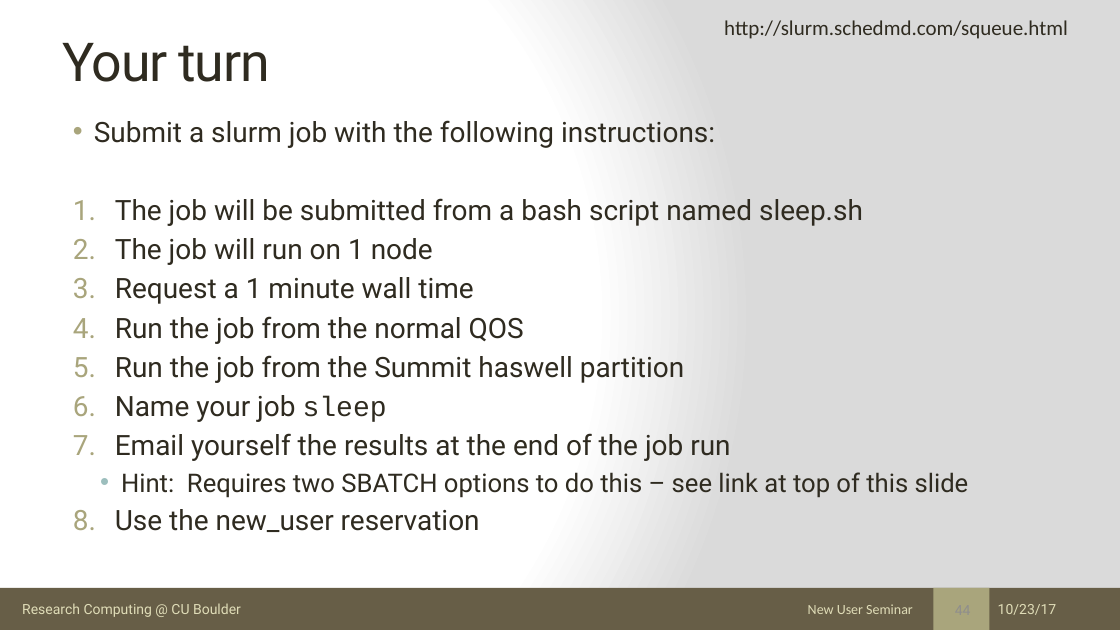
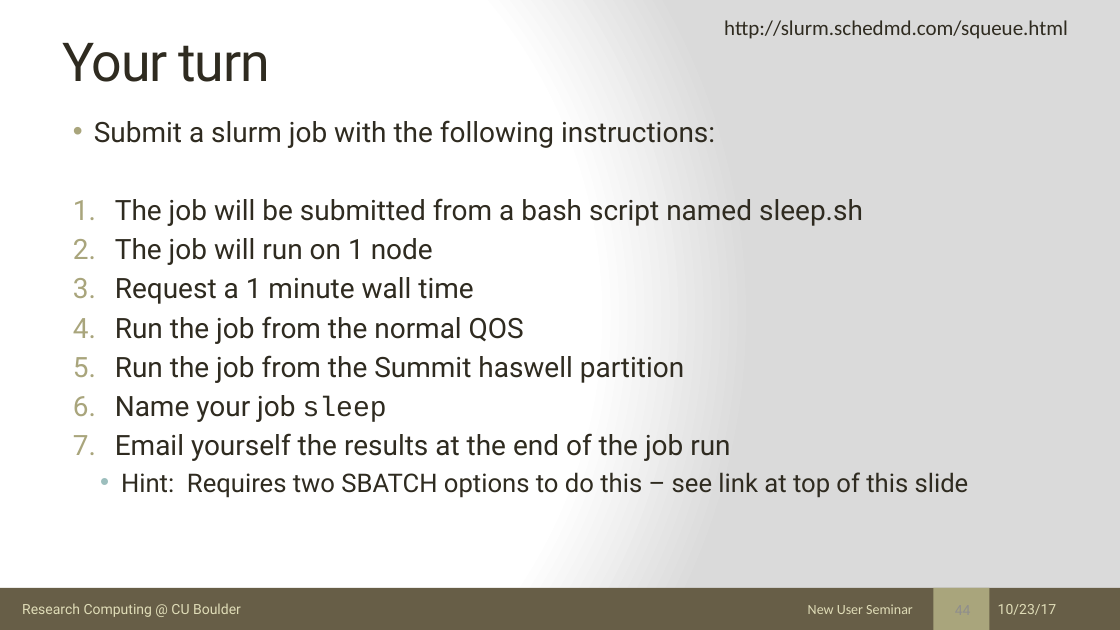
Before and after one commit to ResearchComputing/New_User_Seminar, a slide deck: slide 44 of rc_new_user_seminar_2017.pptx. Drawn at 1120x630 pixels with LibreOffice and Linux fonts; fonts in the diff are those of the drawing. Boxes give left, top, right and bottom in pixels: in the first picture for what was removed or moved away, otherwise in the second. Text is boxed around its words. In the diff, an @@ line names an element or a change of style, - is before the commit and + after.

Commit message:
Updated New User ppt

```diff
--- a/rc_new_user_seminar_2017.pptx
+++ b/rc_new_user_seminar_2017.pptx
@@ text at bbox=[115, 509, 480, 532]: paragraph removed @@
-8. Use the new_user reservation
```
Also in this commit, not shown: 5 other slides changed, 1 other file.
